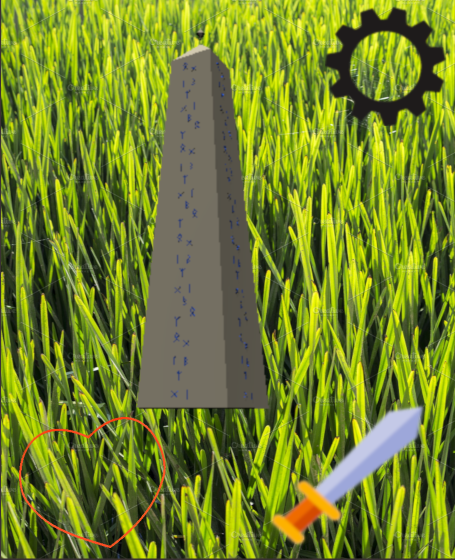
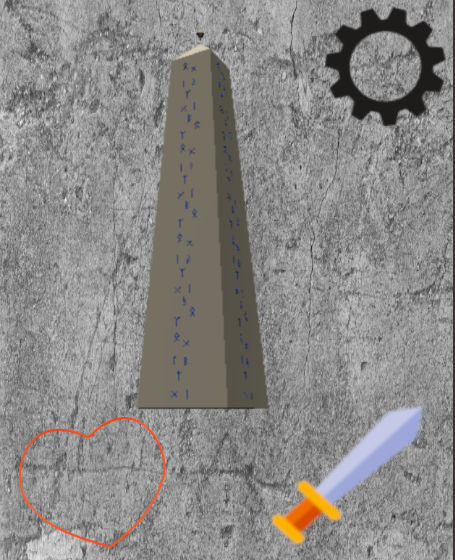
Two versions of the same layered image (455px x 560px). Layer-by-layer changes:
renamed "hierba.jpg" to "grunge-wall-texture_1194-6108.jpg", painted on it over [left=0, top=0, right=455, bottom=560]
